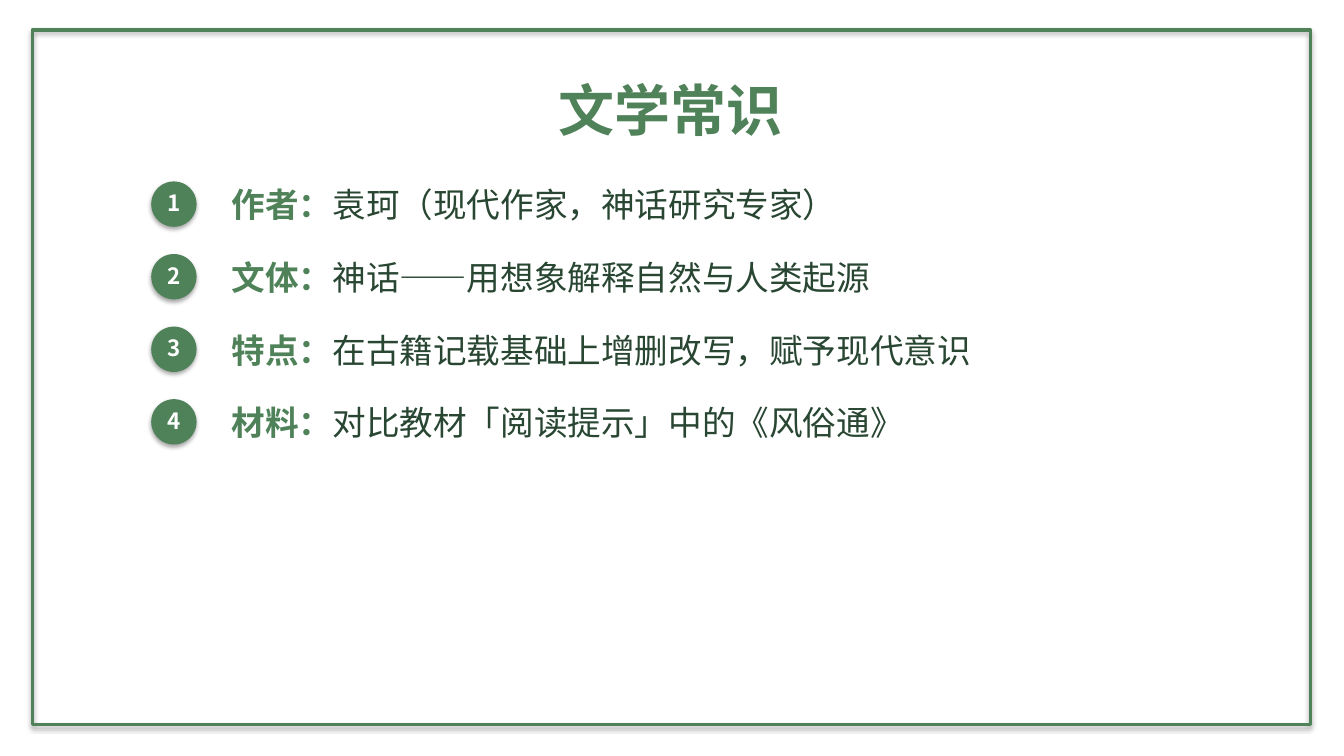
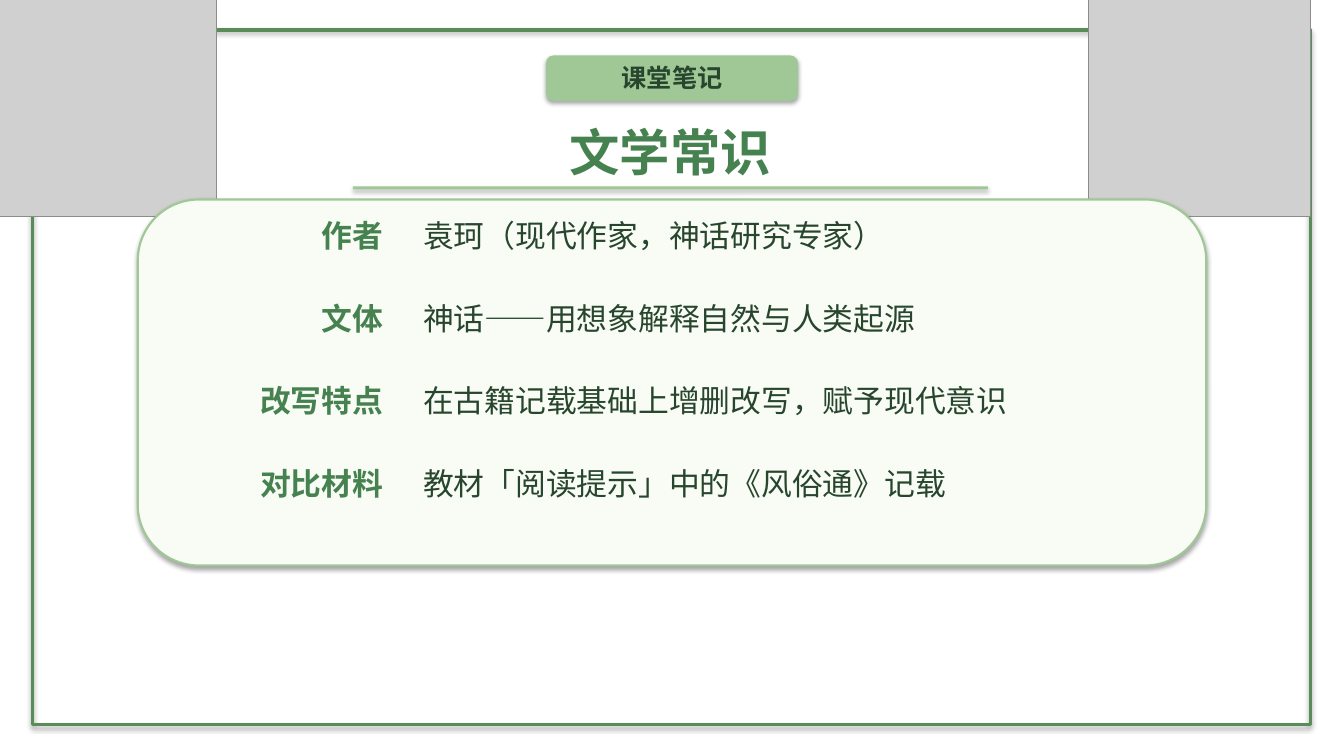
Before and after one commit to decemberlin54-del/declin, a slide deck: slide 2 of unit6-lesson23-nuwa.pptx. Drawn at 1344x756 pixels with LibreOffice and Linux fonts; fonts in the diff are those of the drawing; grey boxes stand for pictures; background and template pictures are left out. Boxes give left, top, right and bottom in pixels: in the first picture for what was removed or moved away, otherwise in the second. Text is boxed around its words. In the diff, an @@ line names an element or a change of style, - is before the commit and + after.

```diff
--- a/unit6-lesson23-nuwa.pptx
+++ b/unit6-lesson23-nuwa.pptx
@@ picture added at [0,0,217,217] @@
@@ picture added at [1089,0,1311,217] @@
@@ rectangle at [32,30,1311,725]: outline #50825A 2.5 pt to #5A8C5A 2.5 pt @@
@@ rounded rectangle added at [546,55,799,101], fill #A0C896 @@
@@ text added at [622,65,723,89], 18 pt, text #28462D, bold @@
+课堂笔记
@@ text "文学常识": place and size @@
-text "文学常识" at [558,83,782,136]
+text "文学常识" at [569,128,771,176]
@@ text "文学常识" at [569,128,771,176]: size 40 to 36 pt, text colour #50825A to #468250; more space between paragraphs @@
@@ rounded rectangle added at [138,200,1207,566], fill #F8FCF5, outline #A0C896 1.5 pt @@
@@ ellipse removed at [151,181,197,227] @@
@@ text removed at [167,194,180,211] @@
-1
@@ rectangle added at [353,187,988,190], fill #A0C896 @@
@@ text added at [322,221,384,250], 22 pt, text #468250, bold @@
+作者
@@ text at [423,221,884,250]: text changed; size 24 to 22 pt; text colour #284632 to #28462D @@
-作者：袁珂（现代作家，神话研究专家）
+袁珂（现代作家，神话研究专家）
@@ ellipse removed at [151,254,197,299] @@
@@ text removed at [167,267,180,284] @@
-2
@@ ellipse removed at [151,327,197,372] @@
@@ text added at [322,303,384,333], 22 pt, text #468250, bold @@
+文体
@@ text at [423,304,915,333]: text changed; size 24 to 22 pt; text colour #284632 to #28462D @@
-文体：神话——用想象解释自然与人类起源
+神话——用想象解释自然与人类起源
@@ text removed at [167,339,180,357] @@
-3
@@ text added at [260,386,383,415], 22 pt, text #468250, bold @@
+改写特点
@@ text at [423,386,1007,415]: text changed; size 24 to 22 pt; text colour #284632 to #28462D @@
-特点：在古籍记载基础上增删改写，赋予现代意识
+在古籍记载基础上增删改写，赋予现代意识
@@ ellipse removed at [151,399,197,445] @@
@@ text removed at [167,412,180,429] @@
-4
@@ text added at [260,469,383,498], 22 pt, text #468250, bold @@
+对比材料
@@ text at [423,469,946,498]: text changed; size 24 to 22 pt; text colour #284632 to #28462D @@
-材料：对比教材「阅读提示」中的《风俗通》
+教材「阅读提示」中的《风俗通》记载
```
Also in this commit, not shown: 4 other slides changed, 3 slides added, 1 slide removed, 10 other files.
